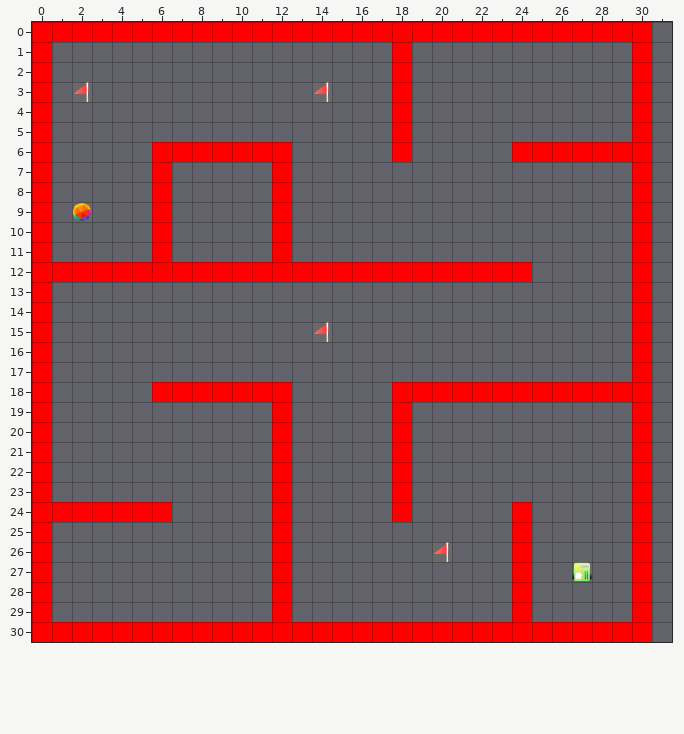
Tiled map (JSON), stored at src/map/normal_map_2.json. This is how it looked before the edit.
Cells are 64x64 px. Shown: x 0..31, y 0..30. The commit also replaced the tileset; all pictures use the new one.
Now the later version:
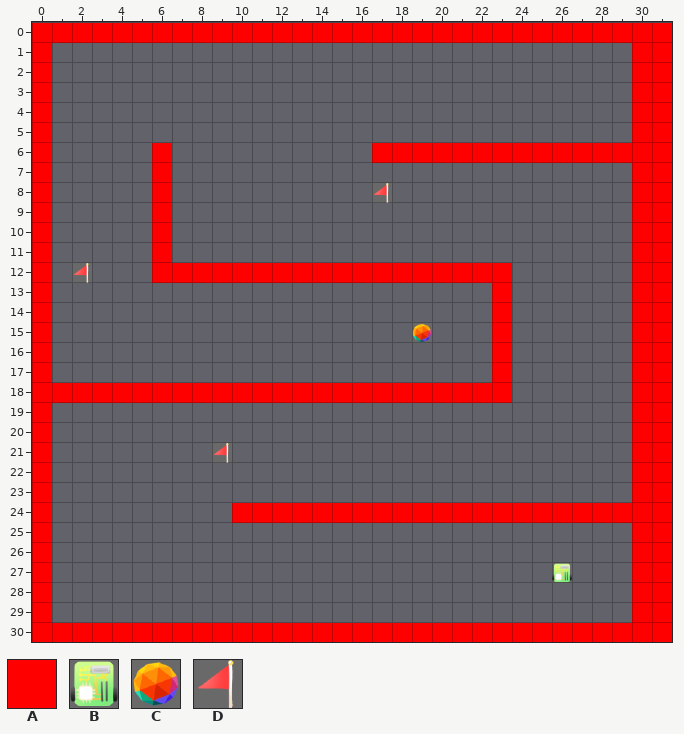
Key: from "image20": A 0, B 5, C 6, D 7.
_ is an empty cell, . an unchanged one.
Edits made:
layer "圖塊層 1" offset 0,0 -> 0,3 px
--- layer "圖塊層 1"
@@ x 1..31 @@
- 0 .............................._
- 1 .................A............_
- 2 .................A............_
- 3 .D...........D...A............_
- 4 .................A............_
- 5 .................A............_
- 6 ......AAAAAA...._._____......._
- 7 ...........A.................._
- 8 ...........A...._............._
- 9 .C.........A.................._
-10 ...........A.................._
-11 ...........A.................._
-12 AAAAA..................A......_
-13 ......................_......._
-14 ......................_......._
-15 .............D...._..._......._
-16 ......................_......._
-17 ......................_......._
-18 _____......._____......AAAAAA._
-19 ...........A.....A............_
-20 ...........A.....A............_
-21 ........_..A.....A............_
-22 ...........A.....A............_
-23 ...........A.....A............_
-24 AAAAAA...__._____._____._____._
-25 ...........A...........A......_
-26 ...........A.......D...A......_
-27 ...........A...........A._B..._
-28 ...........A...........A......_
-29 ...........A...........A......_
-30 .............................._
+ 0 ..............................A
+ 1 ................._............A
+ 2 ................._............A
+ 3 ._..........._..._............A
+ 4 ................._............A
+ 5 ................._............A
+ 6 ......______....A.AAAAA.......A
+ 7 ..........._..................A
+ 8 ..........._....D.............A
+ 9 ._........._..................A
+10 ..........._..................A
+11 ..........._..................A
+12 _D___.................._......A
+13 ......................A.......A
+14 ......................A.......A
+15 ............._....C...A.......A
+16 ......................A.......A
+17 ......................A.......A
+18 AAAAA.......AAAAA......______.A
+19 ..........._....._............A
+20 ..........._....._............A
+21 ........D.._....._............A
+22 ..........._....._............A
+23 ..........._....._............A
+24 ______...AA.AAAAA.AAAAA.AAAAA.A
+25 ..........._..........._......A
+26 ..........._......._..._......A
+27 ..........._..........._.B_...A
+28 ..........._..........._......A
+29 ..........._..........._......A
+30 ..............................A
